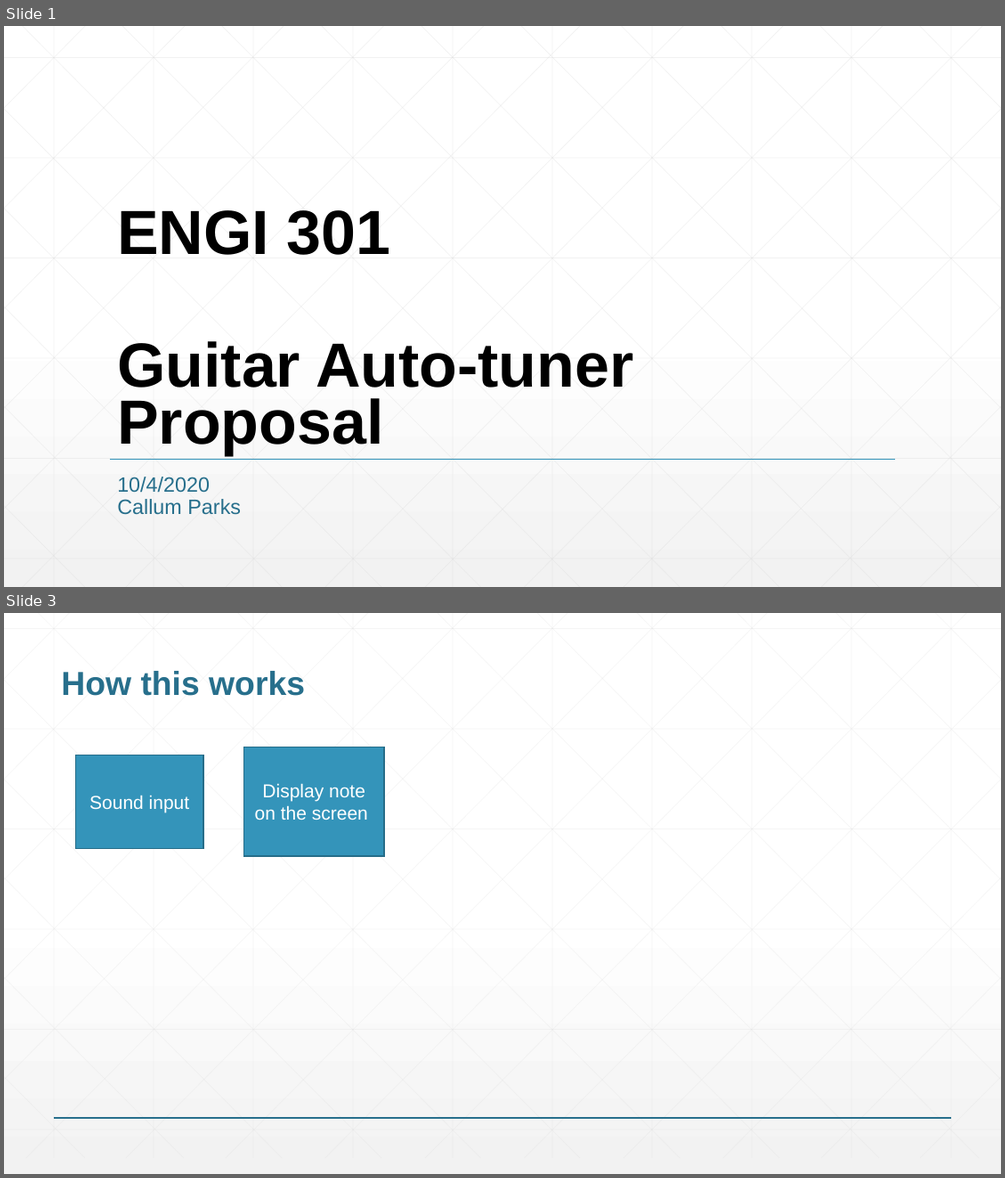
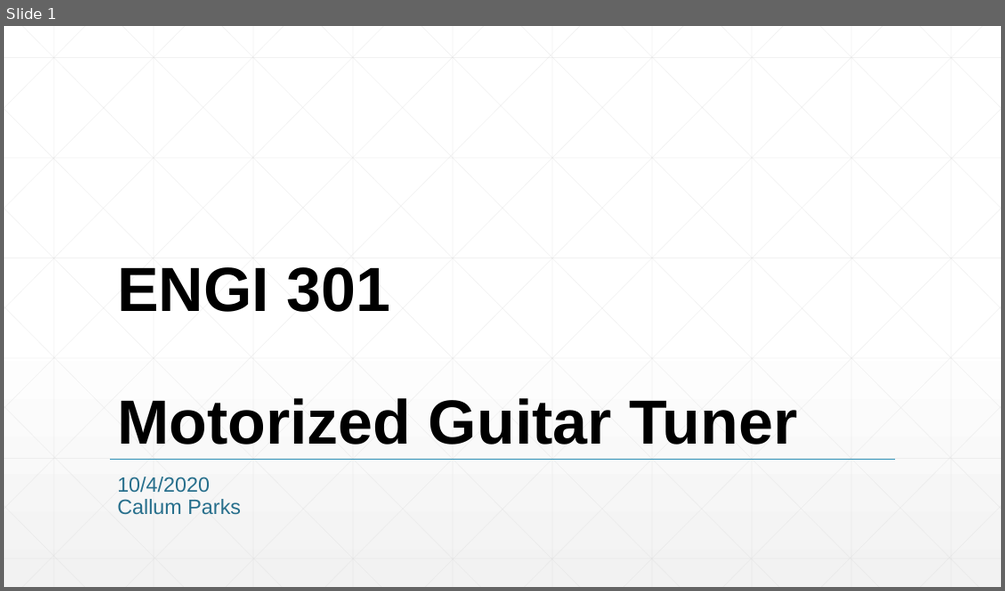
Before and after one commit to callumparks/ENGI301, a slide deck: ENGI301_project_proposal.pptx. Shown one above the other, each under a label of ours: slides 1 and 3 before the commit, slide 1 after it; the slides between them are not shown. The pictures are 1005x1178 and 1005x591 pixels, drawn with LibreOffice and Linux fonts; fonts in the diff are those of the drawing. Boxes give left, top, right and bottom in pixels: in the first picture for what was removed or moved away, otherwise in the second. Text is boxed around its words. In the diff, an @@ line names an element or a change of style, - is before the commit and + after.

```diff
--- a/ENGI301_project_proposal.pptx
+++ b/ENGI301_project_proposal.pptx
@@ slide 3 removed at [4, 613, 1001, 1174], background gradient #FFFFFF to #F2F2F2 @@
@@ title removed at [61, 671, 305, 696] @@
-How this works
@@ rectangle removed at [76, 755, 203, 849] @@
-Sound input
@@ rectangle removed at [244, 747, 385, 856] @@
-Display note on the screen
@@ group removed at [4, 613, 1001, 1159]: 46 lines @@
@@ line removed from (54, 1118) to (952, 1118) @@
@@ slide 1 changed as well @@
@@ title at [117, 267, 797, 444]: text changed @@
-ENGI 301
-Guitar Auto-tuner Proposal
+ENGI 301
+Motorized Guitar Tuner
```
Also in this commit, not shown: 4 other slides changed.
